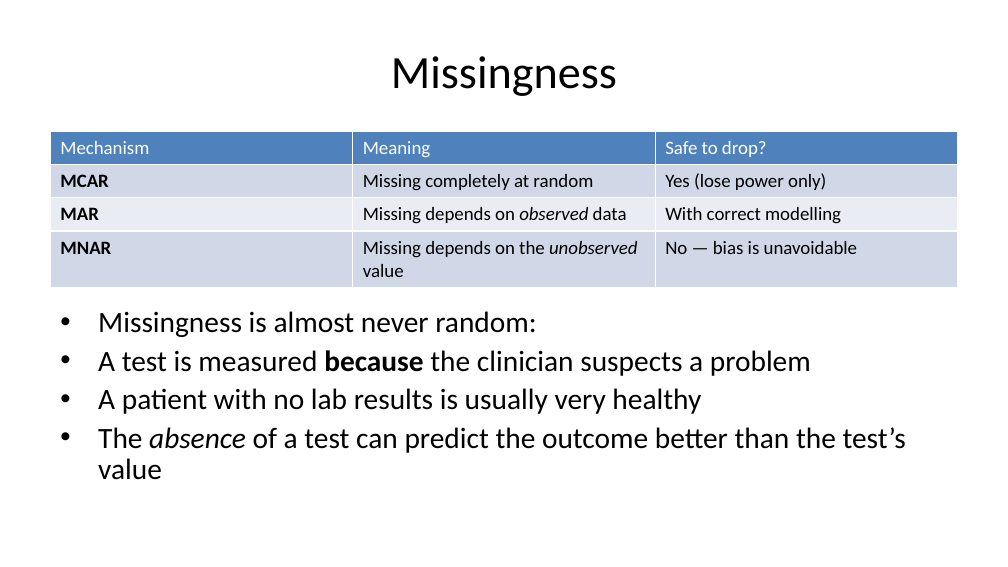
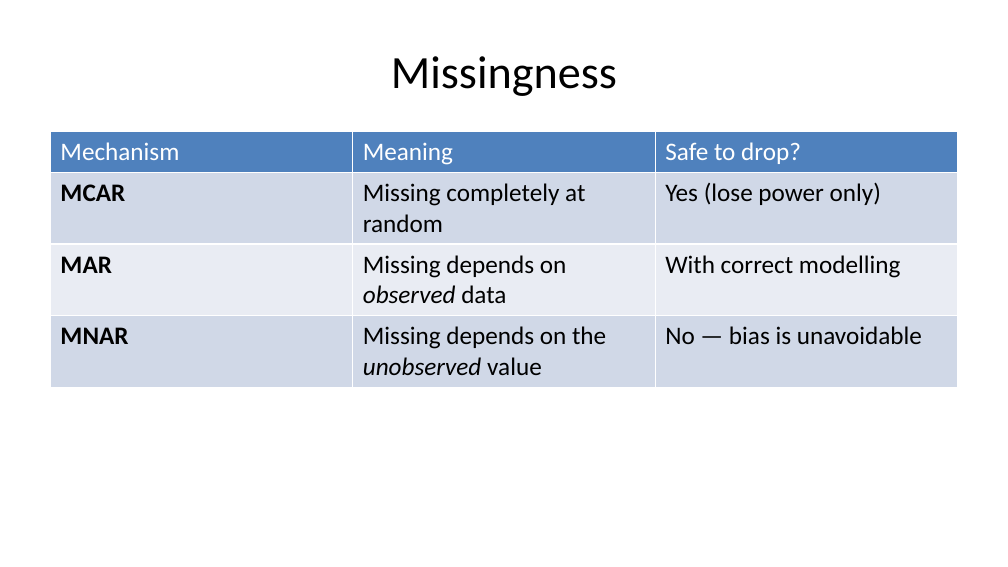
Before and after one commit to pauldubois98/AdcancedTopicsDataScience2026, a slide deck: slide 17 of Course01/slides.pptx (slide 16 before the commit). Drawn at 1008x567 pixels with LibreOffice and Linux fonts; fonts in the diff are those of the drawing. Boxes give left, top, right and bottom in pixels: in the first picture for what was removed or moved away, otherwise in the second. Text is boxed around its words. In the diff, an @@ line names an element or a change of style, - is before the commit and + after.

```diff
--- a/Course01/slides.pptx
+++ b/Course01/slides.pptx
@@ table at (50,132,958,506) @@
@@ fill #D0D8E7 to #D0D8E8 in 6 cells @@
@@ fill #E9ECF3 to #E9EDF4 in row 3 @@
@@ size 13.5 to 18 pt @@
@@ borders changed @@
@@ text removed at (98,311,906,480) @@
-• Missingness is almost never random:
-• A test is measured because the clinician suspects a problem
-• A patient with no lab results is usually very healthy
-• The absence of a test can predict the outcome better than the test’s value
```
Also in this commit, not shown: 17 other slides changed, 15 slides added, 1 other file.
